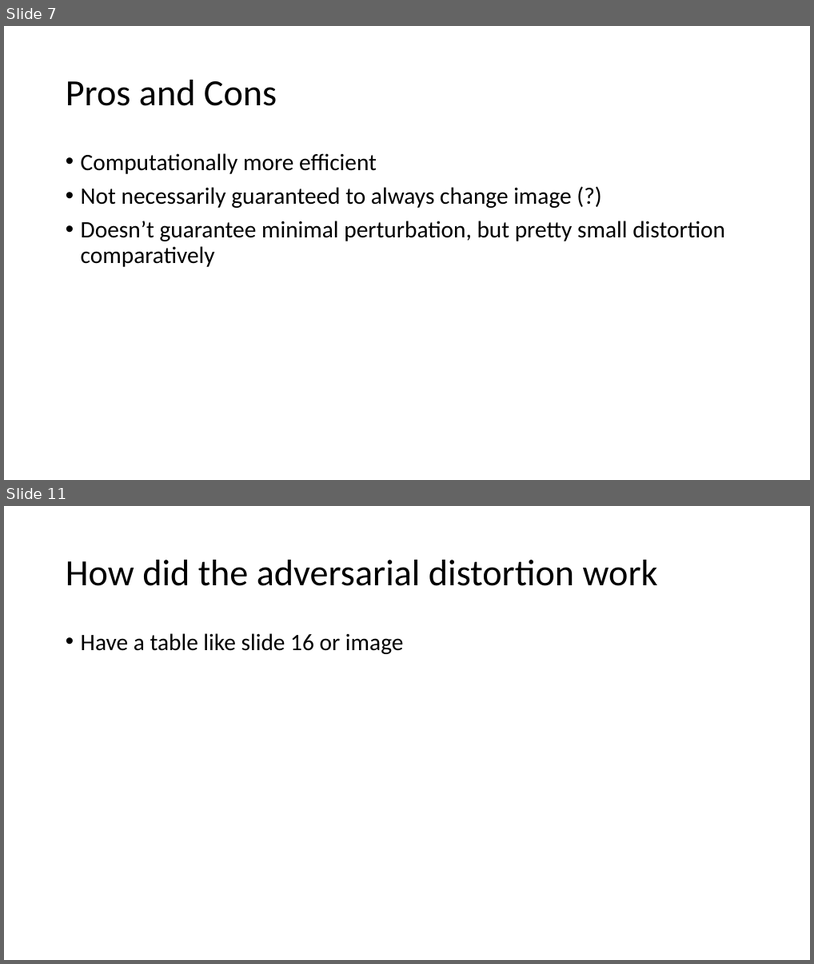
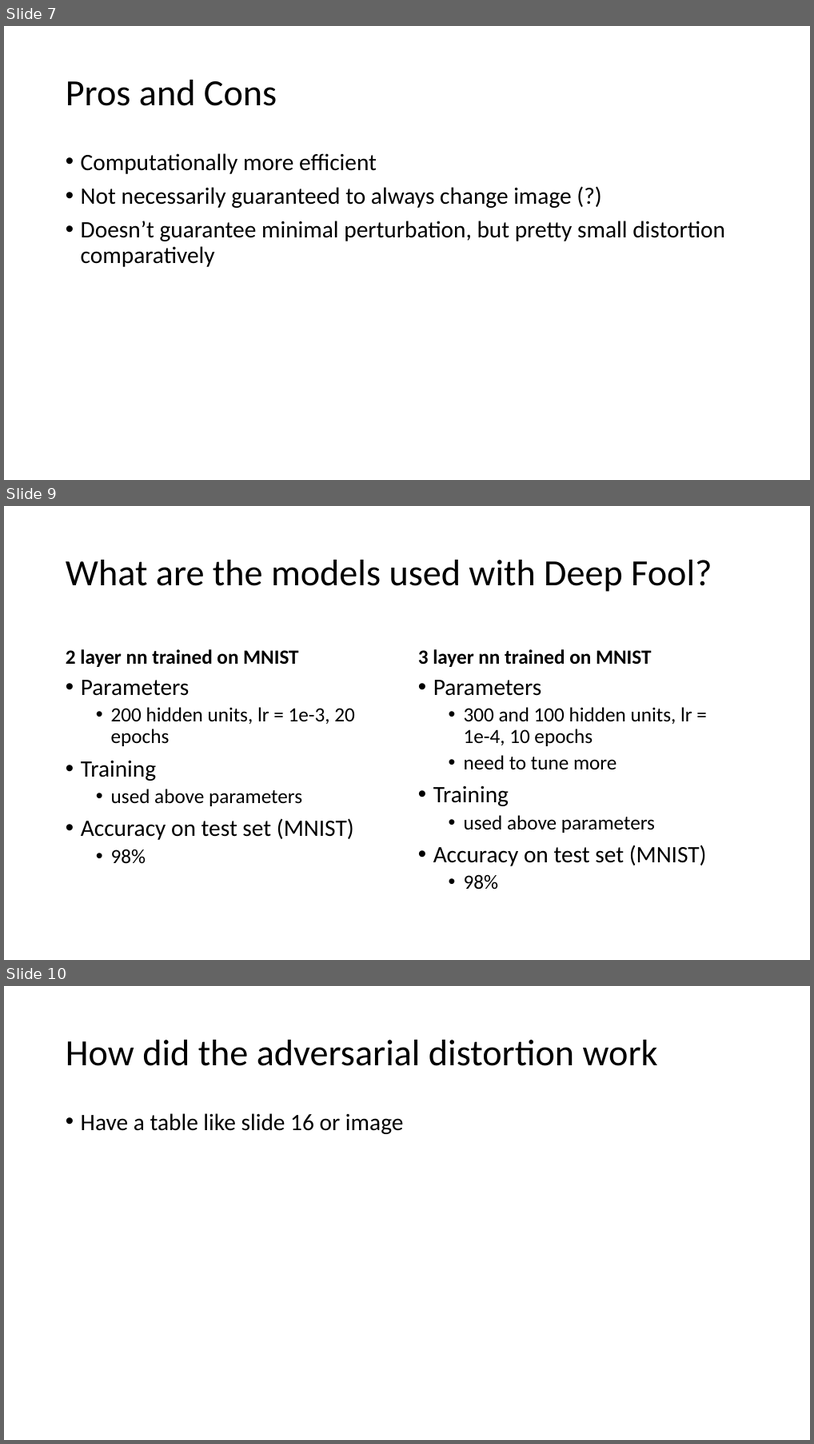
Before and after one commit to karunyas/DeepFool, a slide deck: Docs/Progress slides.pptx. Shown one above the other, each under a label of ours: slides 7 and 11 before the commit, slides 7, 9 and 10 after it; the slides between them are not shown. The pictures are 814x964 and 814x1444 pixels, drawn with LibreOffice and Linux fonts; fonts in the diff are those of the drawing. Boxes give left, top, right and bottom in pixels: in the first picture for what was removed or moved away, otherwise in the second. Text is boxed around its words. In the diff, an @@ line names an element or a change of style, - is before the commit and + after.

Commit message:
progress slides 4-18-18

```diff
--- a/Docs/Progress slides.pptx
+++ b/Docs/Progress slides.pptx
@@ slide 9 added at <box>4,506,810,960</box>, background #FFFFFF @@
@@ title added at <box>66,560,712,592</box>, 44 pt, text #000000 @@
+What are the models used with Deep Fool?
@@ text added at <box>66,649,298,667</box>, 24 pt, text #000000, bold @@
+2 layer nn trained on MNIST
@@ text added at <box>418,649,651,667</box>, 24 pt, text #000000, bold @@
+3 layer nn trained on MNIST
@@ text added at <box>81,680,355,864</box>, 24 pt, text #000000 @@
+• Parameters
+  • 200 hidden units, lr = 1e-3, 20 epochs
+• Training
+  • used above parameters
+• Accuracy on test set (MNIST)
+  • 98%
@@ text added at <box>434,680,707,889</box>, 24 pt, text #000000 @@
+• Parameters
+  • 300 and 100 hidden units, lr = 1e-4, 10 epochs
+  • need to tune more
+• Training
+  • used above parameters
+• Accuracy on test set (MNIST)
+  • 98%
@@ what was slide 11 is now slide 10 @@
```
Also in this commit, not shown: 2 slides changed, 2 slides removed.
